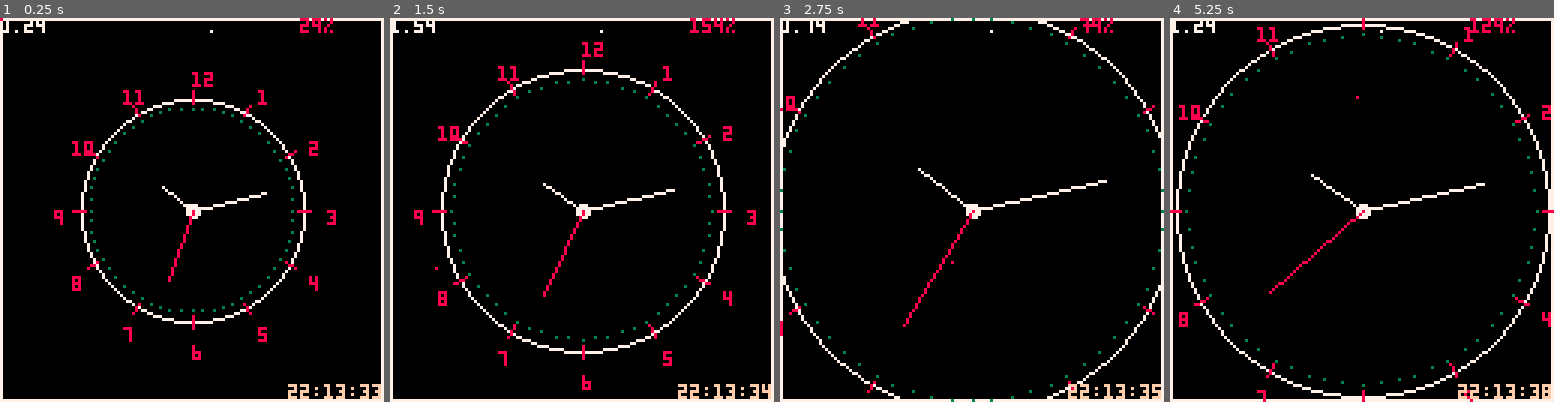
Above: before the commit, frames 1-4 (left to right).
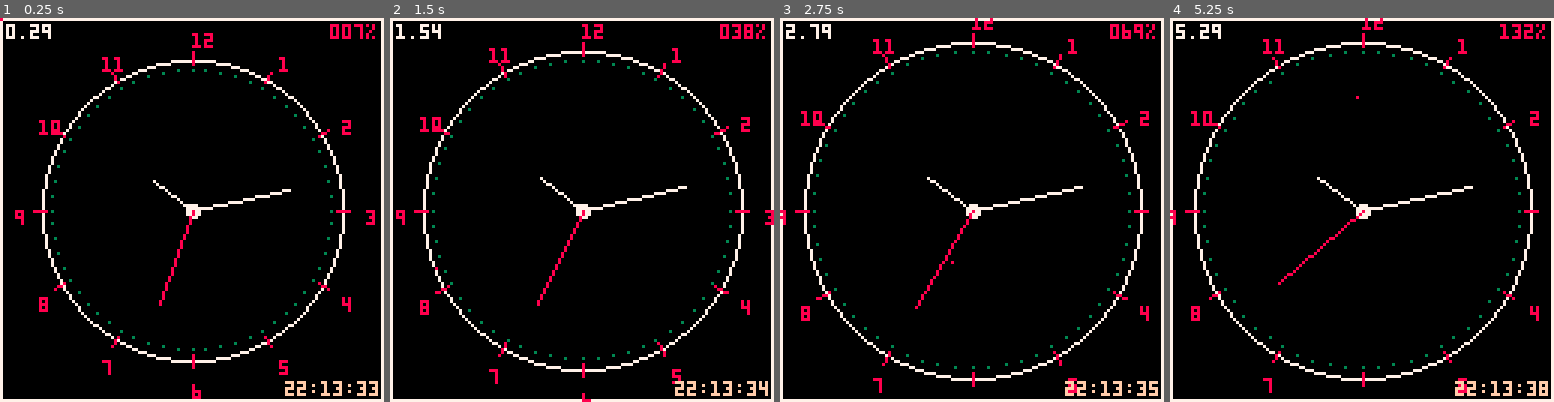
Above: after the commit, the same moments.

Repository: wordsamoment/pico-8
Game: PICO-8 cartridge carts/wordsamoment/demos/clock/clock.p8
The game is run twice, just before and just after one commit, with the same random seed, the same clock (stepped at 60 frames per second) and the same inputs.
Inputs (mouse positions are in pixels of both pictures, inside the frame that each line leads up to):
- Up to frame 1 (0.25 s): no input
- Up to frame 2 (1.5 s): click (670, 121) at 0.67 s; click (436, 267) at 1.22 s
- Up to frame 3 (2.75 s): click (887, 114) at 1.77 s; click (952, 259) at 2.32 s
- Up to frame 4 (5.25 s): click (1404, 106) at 2.87 s; click (1465, 256) at 3.42 s; click (1231, 102) at 3.97 s; click (1292, 248) at 4.52 s; click (1354, 94) at 5.07 s

The runs differ from the first frame. In frame 1, 7.4% of the frame differs, in the area x 0-100%, y 0-100%; in frame 2, 7.7%; in frame 3, 6.5%; in frame 4, 7.8%.

Commit message:
clock.p8 cleanup

Diff:
--- a/carts/wordsamoment/demos/clock/clock.p8
+++ b/carts/wordsamoment/demos/clock/clock.p8
@@ -45,7 +45,7 @@
 end
 
 function printTimer()
-	print(flr((time() % (duration * 2)) * 100) / 100, 0, 0, COLORS.WHITE)
+	print(flr((time() % (duration * 2)) * 100) / 100, 2, 2, COLORS.WHITE)
 end
 
 ------ CLOCK MARKERS -----------------------
@@ -80,13 +80,14 @@
 end
 
 function animateSize()
-	elapsedTime = time() % 2
-
-	if flr(elapsedTime) < 1 then
-		-- f(x) = A + (B - A)*x
-		radius = start_radius + (end_radius - start_radius) * elapsedTime
-	elseif flr(elapsedTime) >= 1 then
-		radius = end_radius + (start_radius - end_radius) * (elapsedTime - 1)
+	if animateClock then
+		elapsedTime = (time() / duration) % 2
+		if flr(elapsedTime) < 1 then
+			-- f(x) = A + (B - A)*x
+			radius = start_radius + (end_radius - start_radius) * elapsedTime
+		elseif flr(elapsedTime) >= 1 then
+			radius = end_radius + (start_radius - end_radius) * (elapsedTime - 1)
+		end
 	end
 end
 
@@ -122,19 +123,19 @@
 	poke(0x5f2d, 1)
 	mouse = { x = nil, y = nil }
 
+	palt(0, false)
+
 	-- Clock properties
 	centerX, centerY = 64, 64
-	start_radius = 20
-	end_radius = 80
-	radius = start_radius
+	start_radius, radius = 50, start_radius
+	end_radius = 60
+	-- radius = start_radius
 
 	-- Animation parameters
-	duration = 1
-	angle = 0
+	duration = 4
 	bg_color = COLORS.BLACK
-	direction = "up"
-	linex = 10
 	elapsedTime = 0
+	animateClock = true
 end
 
 function _update60()
@@ -157,12 +158,11 @@
 	drawClockMarkers()
 	drawClockHandles()
 
-	printFullTime(96, 122, COLORS.PEACH)
-	printTimer()
-	print(flr(elapsedTime * 100) .. "%", 100, 0, COLORS.RED)
-
-	pset(10, 4, COLORS.WHITE)
-	pset(70, 4, COLORS.WHITE)
+	printFullTime(95, 121, COLORS.PEACH)
+	if animateClock then
+		printTimer()
+		print(sub("00" .. flr(elapsedTime * 100) .. "%", -4), 110, 2, COLORS.RED)
+	end
 	pset(mouse.x, mouse.y, COLORS.RED)
 end
 
@@ -170,11 +170,11 @@
 ------lines
 
 __gfx__
-82225555555555550000000000000000000000000066660000000000000000000000000000000000000000000000000000000000000000000000000000000000
-00000000000000000000000000000000000000000600006000000000000000000000000000000000000000000000000000000000000000000000000000000000
-55550555555505550000000000000000000000006099990600000000000000000000000000000000000000000000000000000000000000000000000000000000
-66550666665506660000000000000000000000006099990600000000000000000000000000000000000000000000000000000000000000000000000000000000
-00000000000000000000000000000000000000006099990600000000000000000000000000000000000000000000000000000000000000000000000000000000
-66666666666666660000000000000000000000006099990600000000000000000000000000000000000000000000000000000000000000000000000000000000
-66066666660666660000000000000000000000000600006000000000000000000000000000000000000000000000000000000000000000000000000000000000
-66666666666666660000000000000000000000000066660000000000000000000000000000000000000000000000000000000000000000000000000000000000
+00000000000000000000000000000000000000000000000000000000000000000000000000000000000000000000000000000000000000000000000000000000
+00000000000000000000000000000000000000000000000000000000000000000000000000000000000000000000000000000000000000000000000000000000
+00000000000000000000000000000000000000000000000000000000000000000000000000000000000000000000000000000000000000000000000000000000
+00000000000000000000000000000000000000000000000000000000000000000000000000000000000000000000000000000000000000000000000000000000
+00000000000000000000000000000000000000000000000000000000000000000000000000000000000000000000000000000000000000000000000000000000
+00000000000000000000000000000000000000000000000000000000000000000000000000000000000000000000000000000000000000000000000000000000
+00000000000000000000000000000000000000000000000000000000000000000000000000000000000000000000000000000000000000000000000000000000
+00000000000000000000000000000000000000000000000000000000000000000000000000000000000000000000000000000000000000000000000000000000
